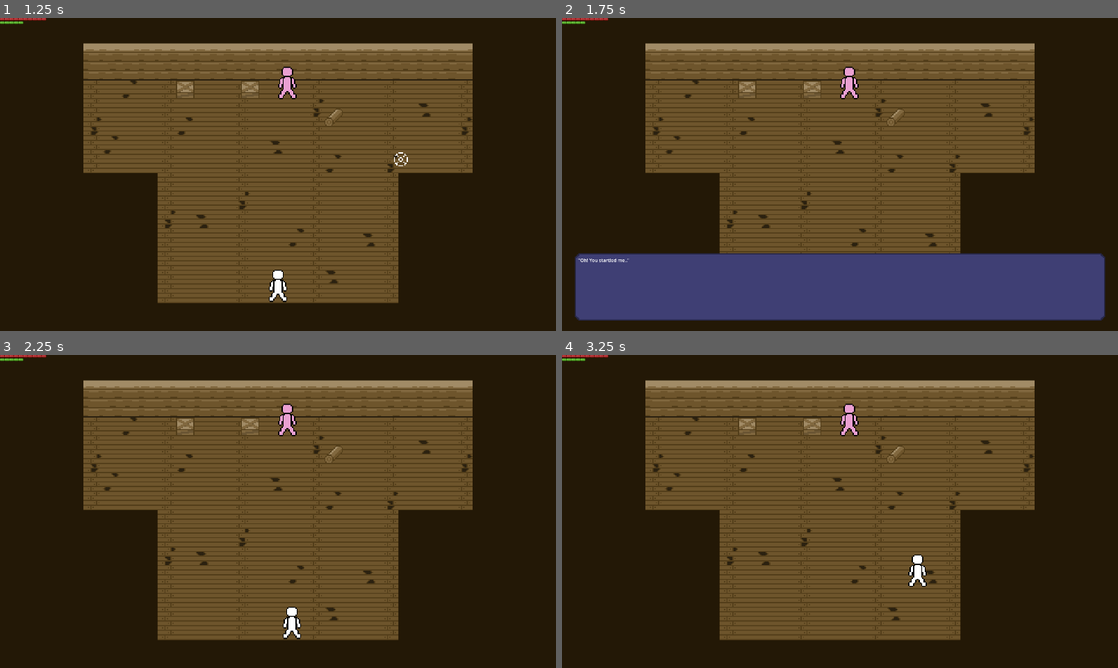
Above: before the commit, frames 1-4 (two rows, left to right).
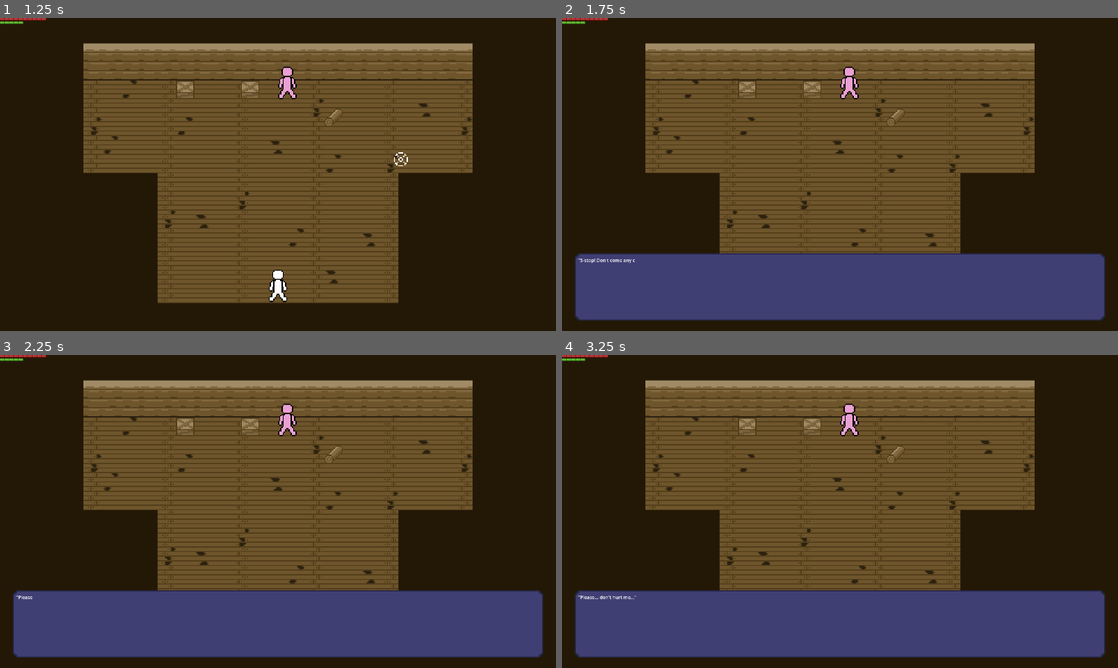
Above: after the commit, the same moments.

Repository: minimar/survivalgamething
Game: Godot game, scene res://Scenes/cabin.tscn
Two runs of this game, one before a commit and one after it. Both use one fixed random seed, a clock stepped at 60 frames per second and the inputs below. This scene is started directly instead of the project's main scene.
Inputs (mouse positions are in pixels of both pictures, inside the frame that each line leads up to):
- Up to frame 1 (1.25 s): move the mouse to (400, 158) at 0.52 s; hold D (Right) from 0.53 s (still down); hold Right mouse button (Aim) from 0.53 s (still down)
- Up to frame 2 (1.75 s): move the mouse to (728, 190) at 1.27 s; release D (Right) at 1.28 s; release Right mouse button (Aim) at 1.28 s; hold S (Down) from 1.28 s (still down); click (728, 190) at 1.35 s
- Up to frame 3 (2.25 s): tap Enter at 2 s; move the mouse to (333, 442) at 2.02 s; release S (Down) at 2.03 s; hold D (Right) from 2.03 s (still down); tap E (Interact) at 2.1 s
- Up to frame 4 (3.25 s): move the mouse to (812, 574) at 2.77 s; release D (Right) at 2.78 s; hold W (Up) from 2.78 s (still down); tap F (Quick Eat) at 2.85 s

Frame 1 is identical in both runs. In frame 2, less than 0.1% of the frame differs, in the area x 3-14%, y 76-79%; in frame 3, 21%; in frame 4, 21%, in the area x 2-98%, y 63-97%.

Commit message:
Opening Cutscene stuff

Diff:
--- a/Scenes/ui.tscn
+++ b/Scenes/ui.tscn
@@ -7,6 +7,7 @@
 [ext_resource type="Script" path="res://Scripts/Inventory.gd" id="4_ajafu"]
 [ext_resource type="Script" path="res://Scripts/UI/PlayerStats.gd" id="5_yiis5"]
 [ext_resource type="Texture2D" uid="uid://buhu5w2xh2e44" path="res://Assets/Sprites/Special Assets/Screen Transition.png" id="7_dmvad"]
+[ext_resource type="PackedScene" uid="uid://bovm0gljtusgb" path="res://Scenes/Instanced Objects/cutscene_object.tscn" id="8_xmgeb"]
 
 [sub_resource type="TileSetAtlasSource" id="TileSetAtlasSource_2snxt"]
 texture = ExtResource("2_giw67")
@@ -438,3 +439,6 @@
 libraries = {
 "": SubResource("AnimationLibrary_28lrc")
 }
+
+[node name="Cutscene Object" parent="ScreenTransition/AnimationPlayer" instance=ExtResource("8_xmgeb")]
+cutsceneObjID = "fade"
--- a/Scripts/dialogue.gd
+++ b/Scripts/dialogue.gd
@@ -111,6 +111,47 @@
 		'dialogue': [
 			'You pick up the item of yet to be determined nature. It\'s cold in your hand. Probably.',
 			'###openingItem'
+		]
+	},
+	'openingCabin' = {
+		'dialogue': [
+			'"S-stop! Don\'t come any closer!"',
+			'"Please... don\'t hurt me..."',
+			'###openingChoice'
+		],
+		'tags': ["cabin"]
+	},
+	'openingOkay' = {
+		'dialogue': [
+			'""I-I\'m fine..."',
+			'###openingCont'
+		]
+	},
+	'openingNoHurt' = {
+		'dialogue': [
+			'"R-really...?"',
+			'###openingCont'
+		]
+	},
+	'openingLeave' = {
+		'dialogue': [
+			'"Y-yes, right away! I\'m sorry!"',
+			'###openingGirlExit'
+		]
+	},
+	'openingPanik' = {
+		'dialogue': [
+			'"I d-don\'t understand what\'s happening... I was just walking by, and there was this huge noise, and everything started shaking..."',
+			'"I don\'t know what to do... I\'m so scared..."',
+			'###kalmTransition'
+		]
+	},
+	'openingKalm' = {
+		'dialogue': [
+			'[Some time passes as you try to calm her.]',
+			'"It sounds like we both need somewhere to sleep... how about here, for now?"',
+			'"I can try and fix this place up a bit... and you can try finding us some food and maybe a way off the island!"',
+			'###completeOpening'
 		]
 	}
 }
@@ -278,7 +319,7 @@
 	var labelSettings = LabelSettings.new()
 	#labelSettings.font_size = 16
 	#Creates a label for each choice, giving it a name that corresponds to the choice's index in the array
-	await get_tree().create_timer(.2).timeout
+	await get_tree().create_timer(.4).timeout
 	for choice in choices:
 		var labelNode = Label.new()
 		labelNode.text = choice
@@ -316,13 +357,17 @@
 	var previousTimestamp = (previousCabinDay * 1440) + previousCabinTime
 	var sceneRoot = get_tree().root.get_node("Cabin")
 	var currentTimestamp = (sceneRoot.day * 1440) + sceneRoot.timeOfDay
-	for scene in validScenes:
-		if checkTags(scene, "soon") and currentTimestamp - previousTimestamp < 5:
-			filteredScenes.append(scene)
-		elif checkTags(scene, "meek"):
-			filteredScenes.append(scene)
-	randomize()
-	var randomScene = Utility.getRandomArrayMember(filteredScenes)
+	var randomScene = ""
+	if completedScenes.has("openingCabin"):
+		for scene in validScenes:
+			if checkTags(scene, "soon") and currentTimestamp - previousTimestamp < 5:
+				filteredScenes.append(scene)
+			elif checkTags(scene, "meek"):
+				filteredScenes.append(scene)
+		randomize()
+		randomScene = Utility.getRandomArrayMember(filteredScenes)
+	else:
+		randomScene = "openingCabin"
 	print(randomScene)
 	startScene(randomScene)
 
@@ -396,3 +441,29 @@
 	cliffSprite.play()
 	screenShake(10, 1000)
 	advanceScene()
+
+func openingChoice():
+	var choice = await playerDialogueChoice(["Are you okay?", "I\'m not going to hurt you.", "Get out, now."])
+	match choice:
+		0:
+			startScene("openingOkay")
+		1:
+			startScene("openingNoHurt")
+		2:
+			startScene("openingLeave")
+
+func openingCont():
+	startScene("openingPanik")
+
+func completeOpening():
+	completedScenes.append("openingCabin")
+	advanceScene()
+
+func kalmTransition():
+	var fadeNode:AnimationPlayer
+	for node in get_tree().get_nodes_in_group("Cutscene Objects"):
+		if node.has_meta("cutsceneObjID") and node.get_meta("cutsceneObjID") == "fade":
+			fadeNode = node
+			break
+	fadeNode.play("ScreenTransitionFadeOut")
+	await fadeNode.animation_finished
Not shown: 1 places in Scenes/ui.tscn that only renumber resources
